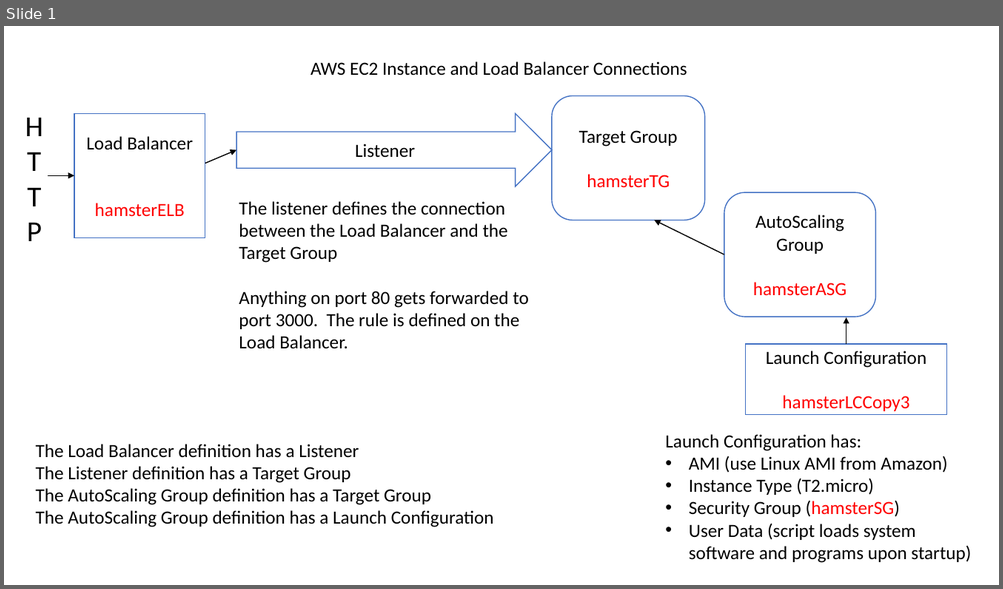
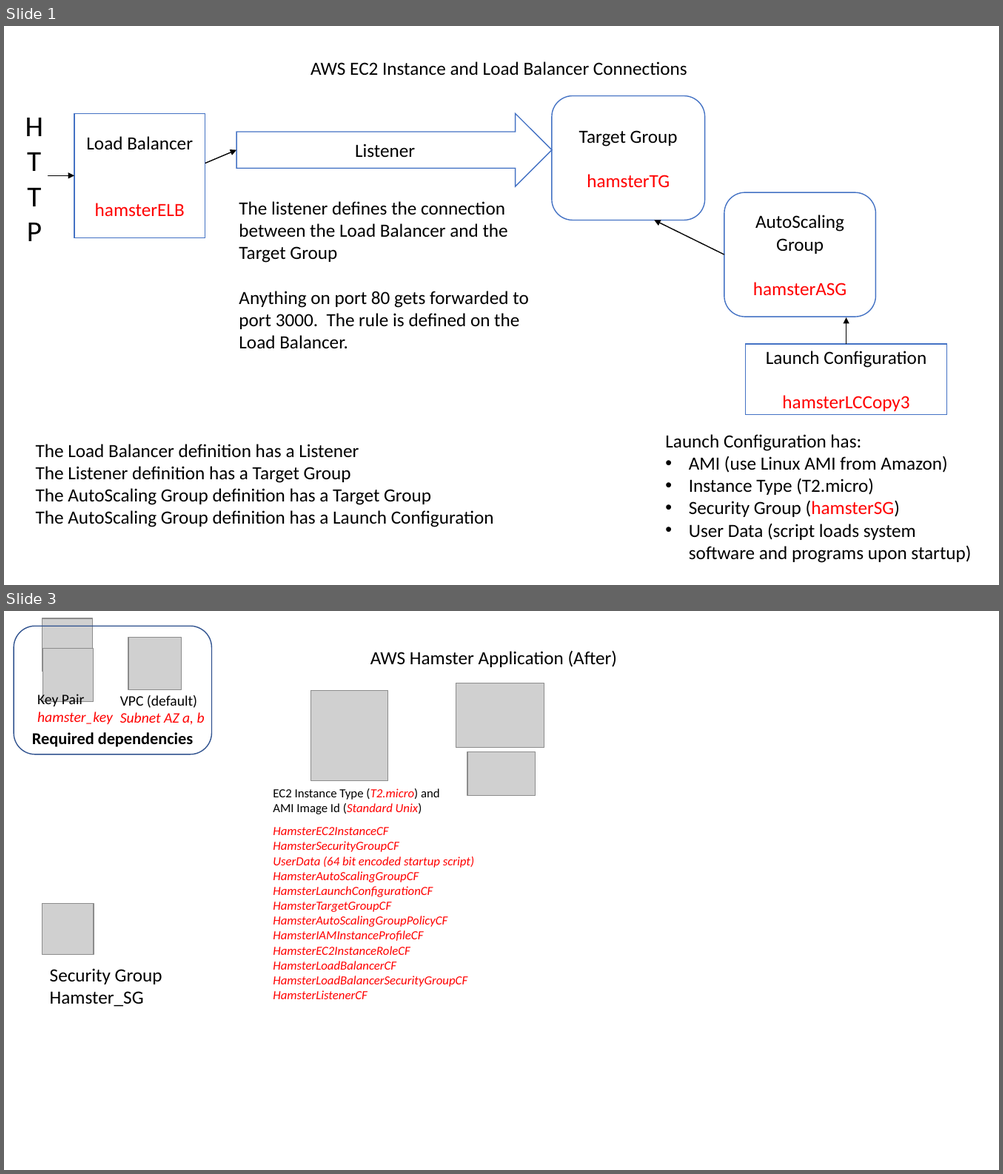
Before and after one commit to JACJava/hbfl-master, a slide deck: AWS EC2 Connections.pptx. Shown one above the other, each under a label of ours: slide 1 before the commit, slides 1 and 3 after it; the slides between them are not shown. The pictures are 1003x589 and 1003x1174 pixels, drawn with LibreOffice and Linux fonts; fonts in the diff are those of the drawing; grey boxes stand for pictures. Boxes give left, top, right and bottom in pixels: in the first picture for what was removed or moved away, otherwise in the second. Text is boxed around its words. In the diff, an @@ line names an element or a change of style, - is before the commit and + after.

Commit message:
Updates

```diff
--- a/AWS EC2 Connections.pptx
+++ b/AWS EC2 Connections.pptx
@@ slide 3 added at (x1=4, y1=611, x2=999, y2=1170), background #FFFFFF @@
@@ rounded rectangle added at (x1=14, y1=626, x2=211, y2=755), outline #325491 1 pt, 16 pt, text #000000, bold @@
+Required dependencies
@@ picture added at (x1=42, y1=618, x2=92, y2=672) @@
@@ picture added at (x1=42, y1=648, x2=93, y2=701) @@
@@ picture added at (x1=128, y1=637, x2=182, y2=690) @@
@@ text added at (x1=370, y1=650, x2=617, y2=667), 18 pt, text #000000 @@
+AWS Hamster Application (After)
@@ text added at (x1=37, y1=692, x2=113, y2=724), 14 pt, text #FF0000, italic @@
+Key Pair hamster_key
@@ text added at (x1=120, y1=695, x2=205, y2=725), 14 pt, text #000000 @@
+VPC (default)
+Subnet AZ a, b
@@ picture added at (x1=310, y1=690, x2=388, y2=781) @@
@@ picture added at (x1=456, y1=684, x2=544, y2=748) @@
@@ picture added at (x1=467, y1=752, x2=535, y2=795) @@
@@ text added at (x1=273, y1=789, x2=440, y2=815), 12 pt, text #000000 @@
+EC2 Instance Type (T2.micro) and AMI Image Id (Standard Unix)
@@ text added at (x1=273, y1=827, x2=474, y2=999), 12 pt, text #FF0000, italic @@
+HamsterEC2InstanceCF
+HamsterSecurityGroupCF
+UserData (64 bit encoded startup script)
+HamsterAutoScalingGroupCF
+HamsterLaunchConfigurationCF
+HamsterTargetGroupCF
+HamsterAutoScalingGroupPolicyCF
+HamsterIAMInstanceProfileCF
+HamsterEC2InstanceRoleCF
+HamsterLoadBalancerCF
+HamsterLoadBalancerSecurityGroupCF
+HamsterListenerCF
@@ picture added at (x1=42, y1=903, x2=94, y2=955) @@
@@ text added at (x1=50, y1=968, x2=162, y2=1007), 18 pt, text #000000 @@
+Security Group
+Hamster_SG
```
Also in this commit, not shown: 1 other slide added.
